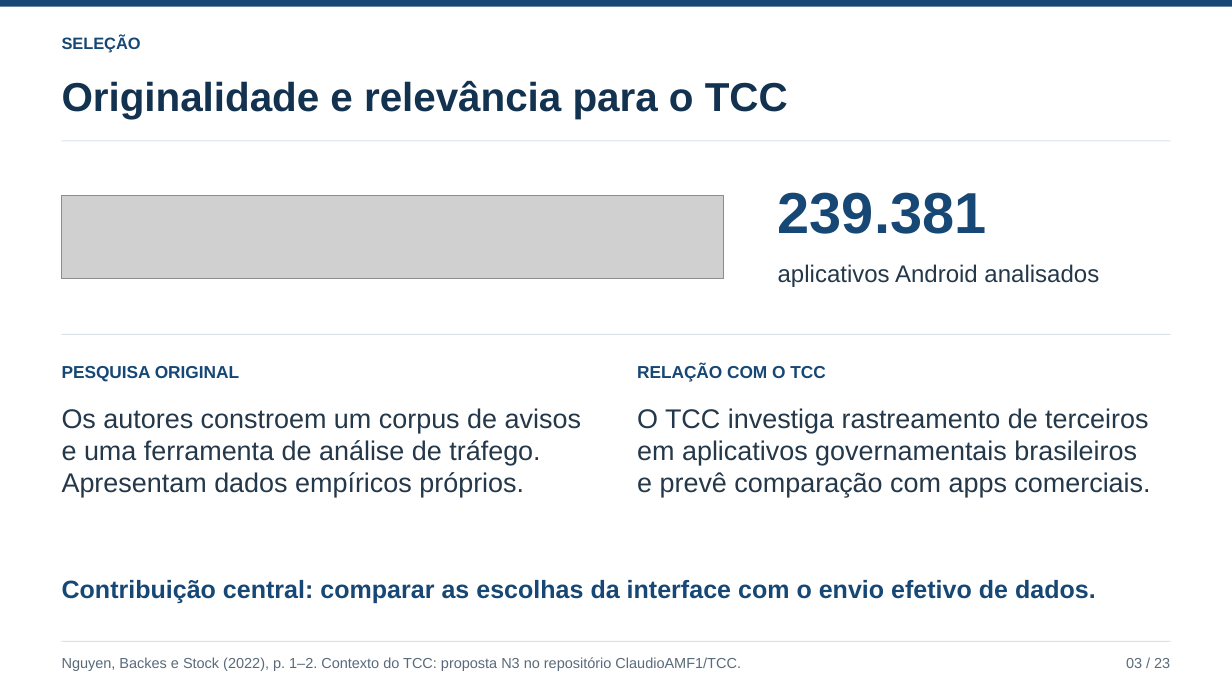
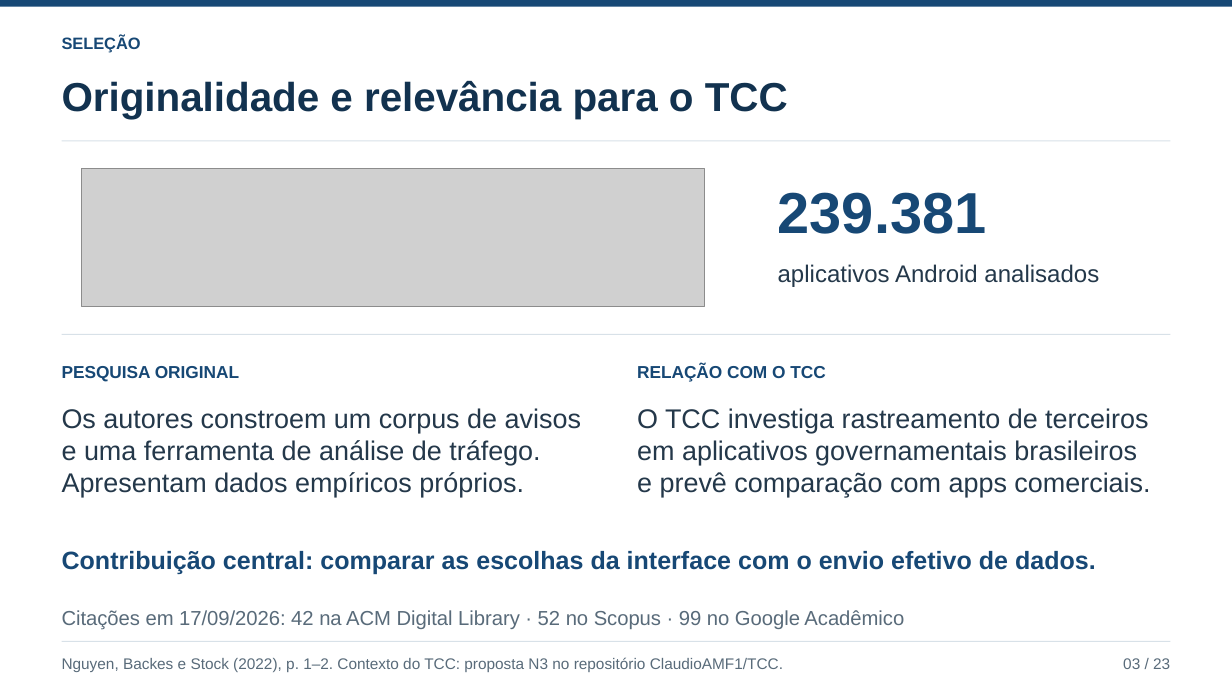
Before and after one commit to ClaudioAMF1/TCC, a slide deck: slide 3 of seminario/apresentacao/seminario-analise-de-artigo.pptx. Drawn at 1232x693 pixels with LibreOffice and Linux fonts; fonts in the diff are those of the drawing; grey boxes stand for pictures. Boxes give left, top, right and bottom in pixels: in the first picture for what was removed or moved away, otherwise in the second. Text is boxed around its words. In the diff, an @@ line names an element or a change of style, - is before the commit and + after.

```diff
--- a/seminario/apresentacao/seminario-analise-de-artigo.pptx
+++ b/seminario/apresentacao/seminario-analise-de-artigo.pptx
@@ picture: place and size @@
-picture at [62, 196, 725, 279]
+picture at [81, 168, 704, 306]
@@ text "Contribuição central: comparar as escolhas ...": place and size @@
-text "Contribuição central: comparar as escolhas ..." at [62, 580, 1096, 604]
+text "Contribuição central: comparar as escolhas ..." at [62, 551, 1096, 575]
@@ text added at [62, 610, 904, 630], 15.8 pt, text #596B7A @@
+Citações em 17/09/2026: 42 na ACM Digital Library · 52 no Scopus · 99 no Google Acadêmico
@@ text "Nguyen, Backes e Stock (2022), ..." at [62, 657, 783, 672]: size 11.2 to 12 pt @@
@@ text "03 / 23" at [1123, 658, 1170, 669]: size 11.2 to 12 pt @@
```
Also in this commit, not shown: 24 other slides changed, 13 other files.
